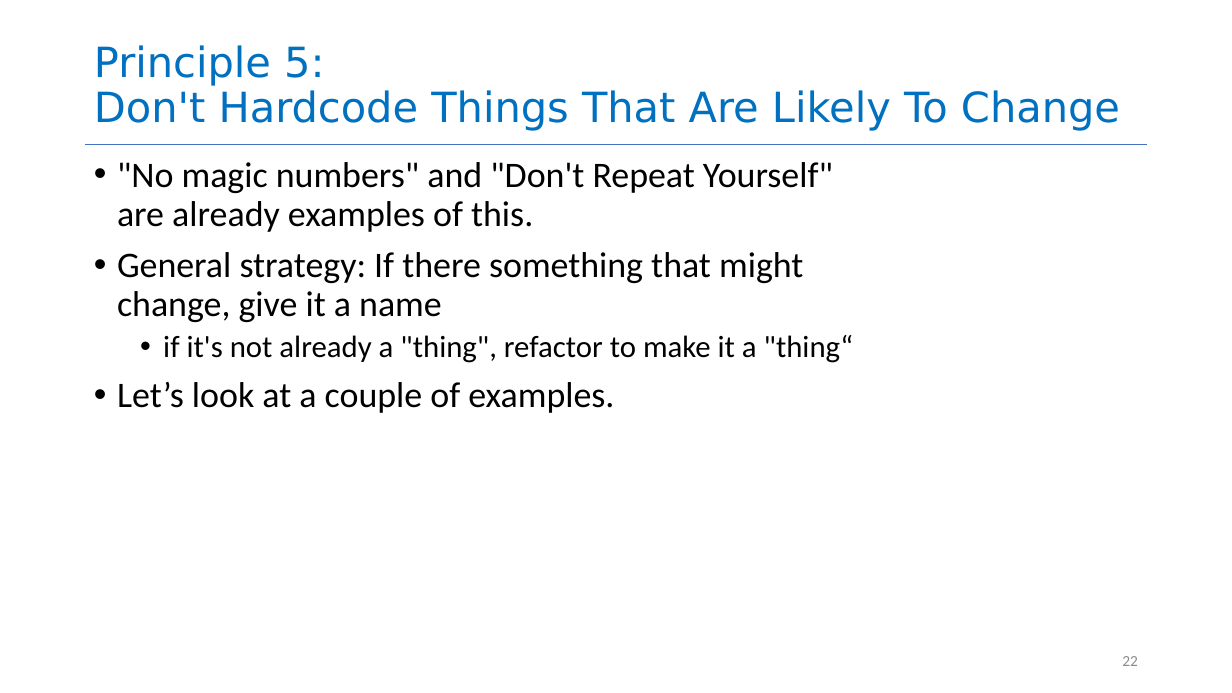
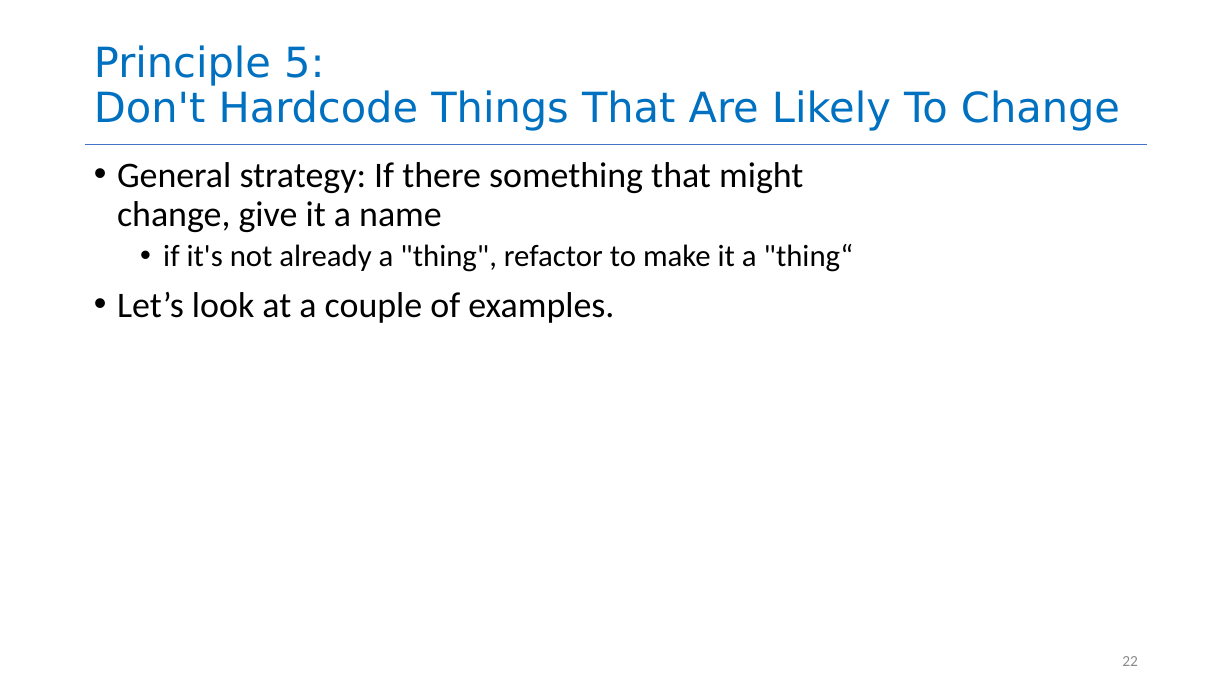
Before and after one commit to neu-se/CS4530-Spring-2023, a slide deck: slide 22 of Slides/Module 03 Code-Level Design Principles.pptx. Drawn at 1232x693 pixels with LibreOffice and Linux fonts; fonts in the diff are those of the drawing. Boxes give left, top, right and bottom in pixels: in the first picture for what was removed or moved away, otherwise in the second. Text is boxed around its words. In the diff, an @@ line names an element or a change of style, - is before the commit and + after.

Commit message:
fixed misc typos in M03 slides

```diff
--- a/Slides/Module 03 Code-Level Design Principles.pptx
+++ b/Slides/Module 03 Code-Level Design Principles.pptx
@@ text at (117, 162, 833, 232): paragraph removed @@
-• "No magic numbers" and "Don't Repeat Yourself" are already examples of this.
```
Also in this commit, not shown: 7 other slides changed, 1 other file.
